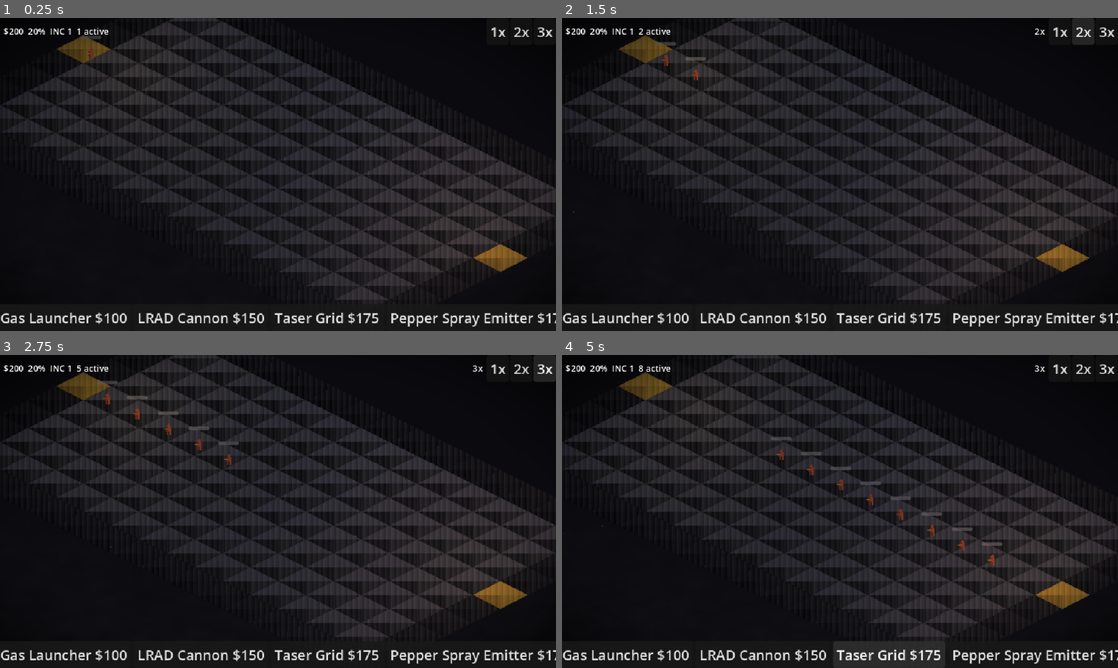
Above: before the commit, frames 1-4 (two rows, left to right).
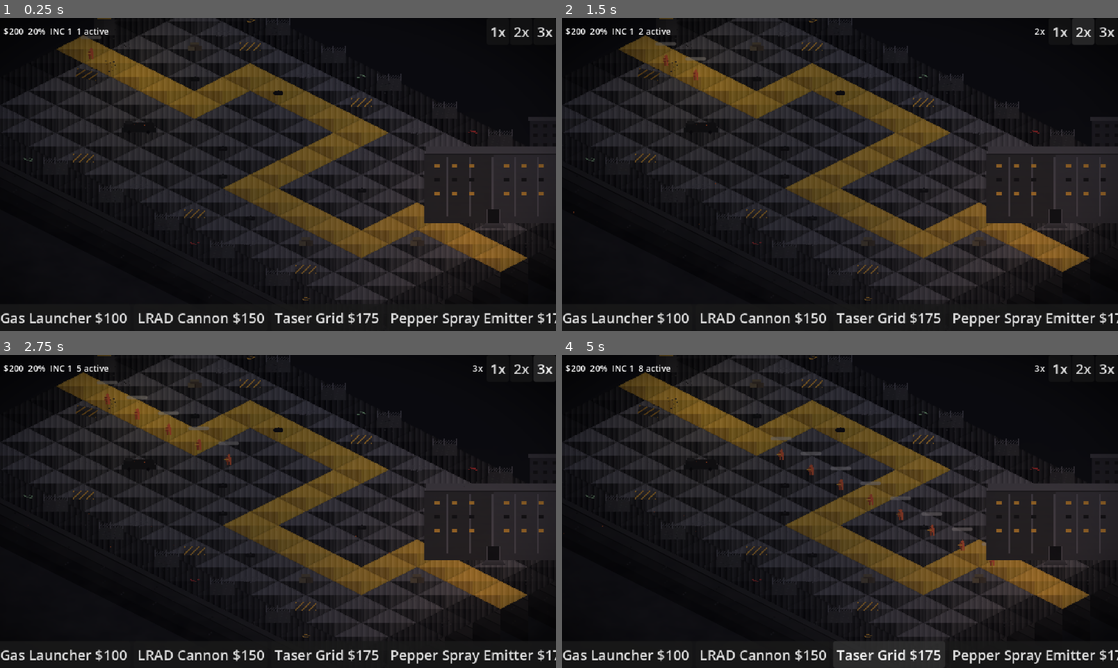
Above: after the commit, the same moments.

Repository: camilhaemmerli/goligee
Game: Godot game, scene res://scenes/main/game.tscn
The game is run twice, just before and just after one commit, with the same random seed, the same clock (stepped at 60 frames per second) and the same inputs.
Inputs:
- Up to frame 1 (0.25 s): no input
- Up to frame 2 (1.5 s): click "1x" at 0.5 s; click "2x" at 1.25 s
- Up to frame 3 (2.75 s): click "3x" at 2 s
- Up to frame 4 (5 s): click "Tear Gas Launcher $100" at 2.75 s; click "LRAD Cannon $150" at 3.5 s; click "Taser Grid $175" at 4.25 s

The runs differ from the first frame. In frame 1, 12% of the frame differs, in the area x 4-100%, y 0-91%; in frame 2, 12%; in frame 3, 11%; in frame 4, 12%.

Commit message:
First-playable: winding path, theme, visual systems, tower selection, and asset sync
- Add zigzag PATH tiles in map_builder.gd for strategic tower placement
- Load riot_control theme and enable platform renderer, structures, and environment props
- Add click-to-select placed towers via tower_selected/tower_deselected signals
- Add tools/sync_assets.py to auto-generate ASSET_CHECKLIST.md and 2x overview sheets
- Hook generate_assets.py to auto-call sync after sprite generation
- Include Godot .import metadata files

Co-Authored-By: Claude Opus 4.6 <noreply@anthropic.com>

Diff:
--- a/scripts/main/game.gd
+++ b/scripts/main/game.gd
@@ -36,6 +36,9 @@
 
 
 func _ready() -> void:
+	# Load the riot control theme
+	ThemeManager.apply_theme(load("res://data/themes/riot_control/theme.tres"))
+
 	# Set up groups for lookups
 	projectile_container.add_to_group("projectiles")
 
@@ -45,13 +48,13 @@
 	goal_tiles = map_result["goal_tiles"]
 
 	# Phase 1: Set up raised platform with depth
-	#platform_renderer.setup(tile_map, MapBuilder.MAP_W, MapBuilder.MAP_H)
+	platform_renderer.setup(tile_map, MapBuilder.MAP_W, MapBuilder.MAP_H)
 
 	# Phase 3: Build isometric structures
-	#StructureBuilder.build_structures(structures, tile_map)
+	StructureBuilder.build_structures(structures, tile_map)
 
 	# Phase 4: Place environmental props
-	#EnvironmentBuilder.build_environment(environment_props, tile_map)
+	EnvironmentBuilder.build_environment(environment_props, tile_map)
 
 	# Center camera on the map
 	var center_tile := Vector2i(MapBuilder.MAP_W / 2, MapBuilder.MAP_H / 2)
--- a/scripts/main/map_builder.gd
+++ b/scripts/main/map_builder.gd
@@ -94,15 +94,44 @@
 	var ground_variants := [GROUND, GROUND_B, GROUND_C]
 	var wall_variants := [WALL, WALL, WALL, WALL_RUBBLE]  # 25% rubble chance
 
+	# Build a set of path tile positions (zigzag route from spawn to goal)
+	var path_tiles: Dictionary = {}  # Vector2i -> true
+	# Spawn(0,4) → east to (4,4)
+	for x in range(0, 5):
+		path_tiles[Vector2i(x, 4)] = true
+	# North to (4,2)
+	for y in range(2, 4):
+		path_tiles[Vector2i(4, y)] = true
+	# East to (8,2)
+	for x in range(5, 9):
+		path_tiles[Vector2i(x, 2)] = true
+	# South to (8,6)
+	for y in range(3, 7):
+		path_tiles[Vector2i(8, y)] = true
+	# East to (12,6)
+	for x in range(9, 13):
+		path_tiles[Vector2i(x, 6)] = true
+	# North to (12,4)
+	for y in range(4, 6):
+		path_tiles[Vector2i(12, y)] = true
+	# East to goal (15,4)
+	for x in range(13, 16):
+		path_tiles[Vector2i(x, 4)] = true
+
 	for y in MAP_H:
 		for x in MAP_W:
 			var pos := Vector2i(x, y)
 			var tile := GROUND
 
-			# Walls: top/bottom rows, left/right columns
-			if y == 0 or y == MAP_H - 1 or x == 0 or x == MAP_W - 1:
+			# Walls: top/bottom rows, left/right columns (skip path at edges)
+			if (y == 0 or y == MAP_H - 1 or x == 0 or x == MAP_W - 1) and not path_tiles.has(pos):
 				var hash_val := _tile_hash(x, y, 77)
 				tile = wall_variants[hash_val % wall_variants.size()]
+
+			# Path tiles: alternate between PATH and PATH_WORN for visual variety
+			elif path_tiles.has(pos):
+				var hash_val := _tile_hash(x, y, 55)
+				tile = PATH_WORN if hash_val % 3 == 0 else PATH
 
 			# Ground: random variant based on position
 			elif tile == GROUND:
@@ -111,12 +140,10 @@
 
 			# Spawn point (left edge, row 4)
 			if y == 4 and x == 0:
-				tile = PATH
 				spawn_tiles.append(pos)
 
 			# Goal point (right edge, row 4)
 			if y == 4 and x == MAP_W - 1:
-				tile = PATH
 				goal_tiles.append(pos)
 
 			tile_map.set_cell(pos, source_id, tile)
--- a/scripts/towers/tower_placer.gd
+++ b/scripts/towers/tower_placer.gd
@@ -40,6 +40,9 @@
 
 func _unhandled_input(event: InputEvent) -> void:
 	if not _placing:
+		# Click-to-select placed towers when not in build mode
+		if event.is_action_pressed("select"):
+			_try_select(get_global_mouse_position())
 		return
 
 	if event is InputEventMouseMotion and _ghost:
@@ -95,3 +98,17 @@
 	PathfindingManager.place_tower(tile_pos)
 	SignalBus.tower_placed.emit(tower, tile_pos)
 	SignalBus.build_mode_exited.emit()
+
+
+func _try_select(world_pos: Vector2) -> void:
+	if not tile_map or not tower_container:
+		return
+
+	var tile_pos := tile_map.local_to_map(tile_map.to_local(world_pos))
+
+	for tower in tower_container.get_children():
+		if tower is BaseTower and tower._tile_pos == tile_pos:
+			SignalBus.tower_selected.emit(tower)
+			return
+
+	SignalBus.tower_deselected.emit()
Not shown, added: assets/sprites/_explorations/enemies/enemy_drone_op_se_01_broken.png.import
Not shown, added: assets/sprites/_explorations/enemies/enemy_drone_op_se_v2a.png.import
Not shown, added: assets/sprites/_explorations/enemies/enemy_drone_op_se_v2b.png.import
Not shown, added: assets/sprites/_explorations/enemies/enemy_drone_op_se_v3.png.import
Not shown, added: assets/sprites/_explorations/enemies/enemy_flash_mob_se_01_old.png.import
Not shown, added: assets/sprites/_explorations/enemies/enemy_rioter_se_v2.png.import
Not shown, added: assets/sprites/_explorations/enemies/enemy_swarm_se_01_old.png.import
Not shown, added: assets/sprites/_explorations/towers/tower_rubber_bullet_evo3_v7a.png.import
Not shown, added: assets/sprites/_explorations/towers/tower_rubber_bullet_evo3_v7b.png.import
Not shown, added: assets/sprites/_explorations/towers/tower_rubber_bullet_idle_v2.png.import
Not shown, added: assets/sprites/_explorations/towers/tower_rubber_bullet_v3a.png.import
Not shown, added: assets/sprites/_explorations/towers/tower_rubber_bullet_v3b.png.import
(and 66 more such lines)
